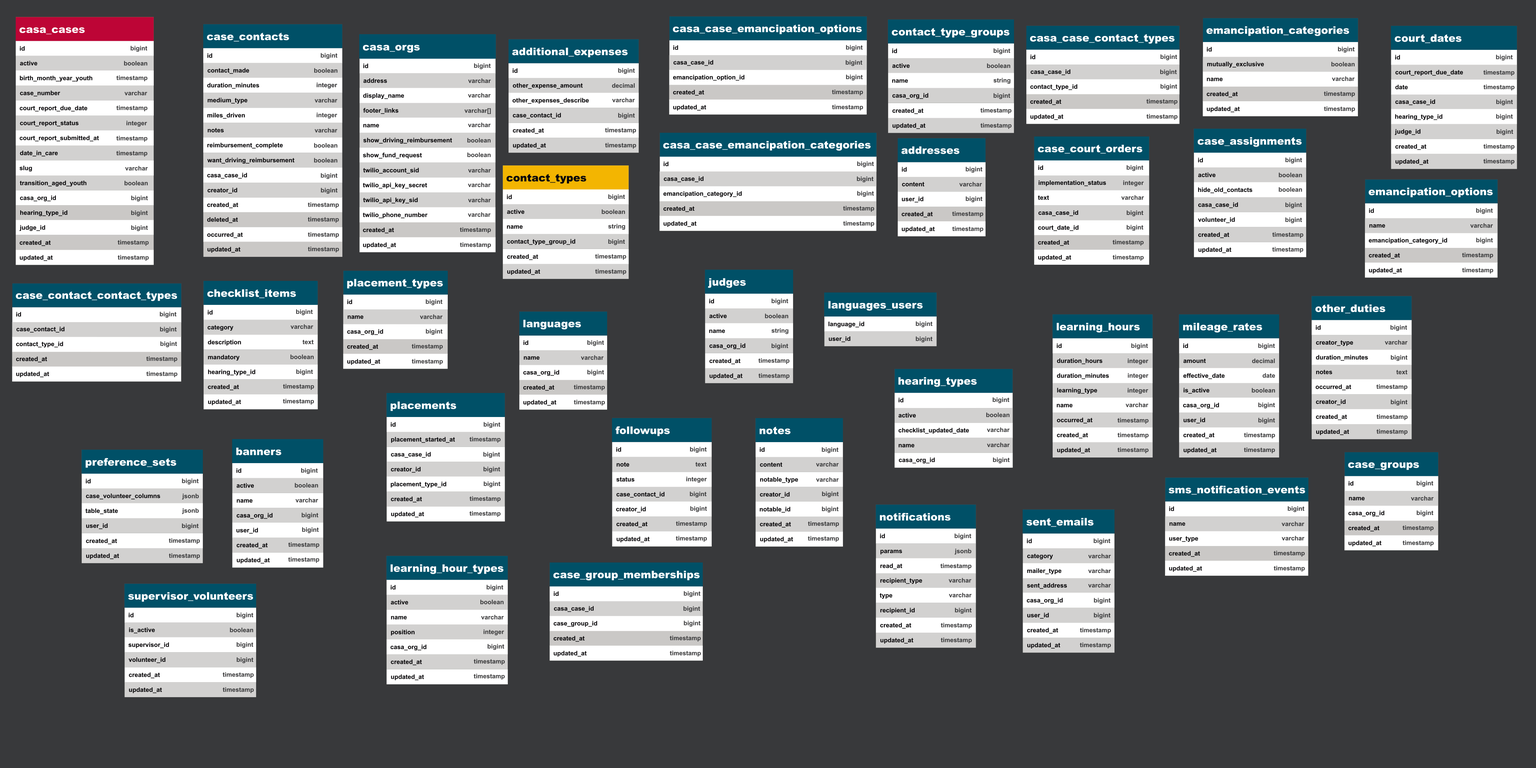
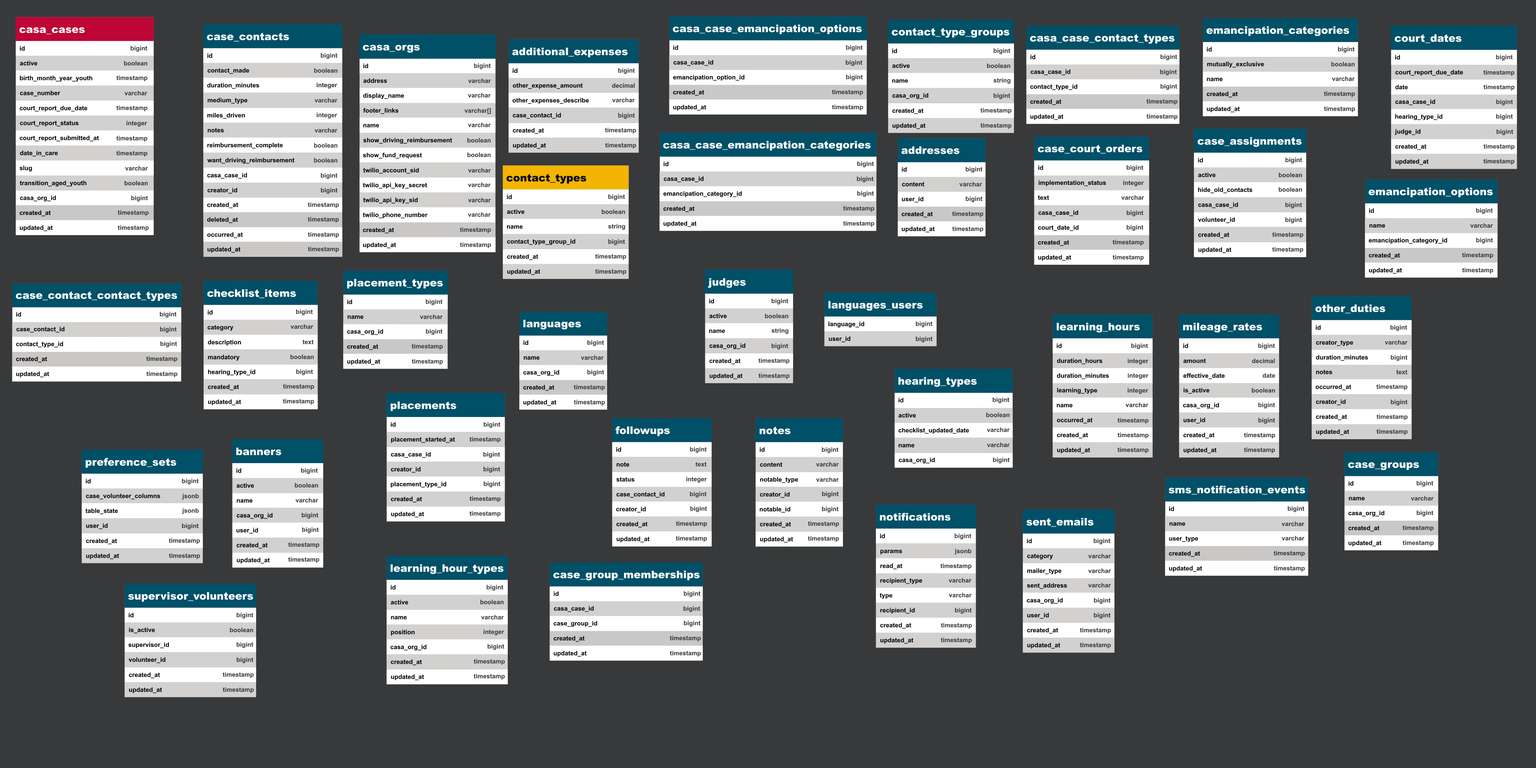
Before/after of a 1536px x 768px layered artwork. What changed in the layer stack:
pixels changed over 15, 205, 154, 266 (layer not identified)
